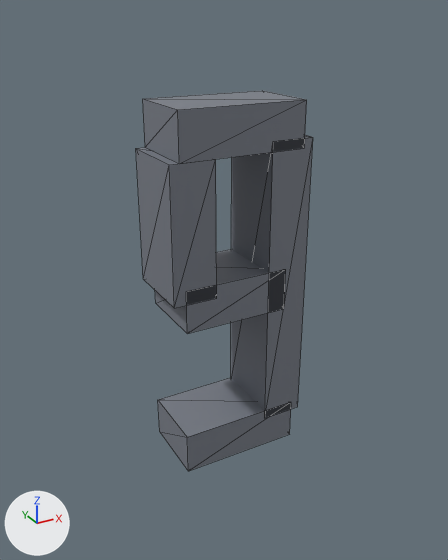
A saved change to the glTF model app/src/main/assets/models/digit_9.glb.
Both versions are drawn from a camera (50 mm lens) standing at (-2.79, -4.92, 2.4) and looking at (-0.06, 0.05, -0.09). The axes (+X, +Y, +Z) are drawn at lower left. The lights are the same throughout. The picture after the commit comes second. Mesh edges are drawn as thin lines. Where no turn or scale is listed for an object, it has been applied to the vertices.

Before the edit, the objects in view are built like this:
```python
me_geometry_0 = bpy.data.meshes.new('geometry_0')
me_geometry_0.from_pydata(...)  # a box spanning x -0.7..0.54, y -0.37..0.37, z 1.24..1.66; a box spanning x 0.2..0.63, y -0.37..0.37, z -1.58..1.33; a box spanning x -0.7..0.54, y -0.37..0.37, z -1.91..-1.48; a box spanning x -0.79..-0.36, y -0.37..0.37, z -0.05..1.24; a box spanning x -0.67..0.39, y -0.37..0.37, z -0.34..0.09
me_geometry_0.materials.append(mat_defaultmaterial)
ob_geometry_0 = bpy.data.objects.new('geometry_0', me_geometry_0)
ob_geometry_0.location = (0.0, 0.0, 0.0)
```
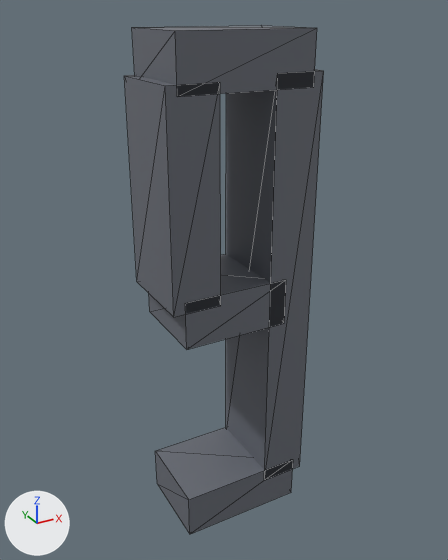
The edits, one by one:
me_geometry_0 is used by ob_geometry_0; location (0.0, 0.0, 0.0).
me_geometry_0 had 40 vertices, 60 faces and spanned x -0.79..0.63, y -0.37..0.37, z -1.91..1.66.
me_geometry_0 now has 40 vertices, 60 faces and spans x -0.83..0.65, y -0.44..0.44, z -2.68..2.24.
me_geometry_0 part 1: the loose piece of 8 vertices spanning x -0.7..0.54, y -0.37..0.37, z 1.24..1.66 is scaled about its middle by (1.04, 1.19, 1.11), then moved by (-0.01, 0.0, 0.56).
me_geometry_0 part 2: the loose piece of 8 vertices spanning x 0.2..0.63, y -0.37..0.37, z -1.58..1.33 is scaled about its middle by (1.11, 1.19, 1.46), then moved by (0.0, 0.0, -0.1).
me_geometry_0 part 3: the loose piece of 8 vertices spanning x -0.7..0.54, y -0.37..0.37, z -1.91..-1.48 is scaled about its middle by (1.04, 1.19, 1.11), then moved by (-0.01, 0.0, -0.75).
me_geometry_0 part 4: the loose piece of 8 vertices spanning x -0.79..-0.36, y -0.37..0.37, z -0.05..1.24 is scaled about its middle by (1.11, 1.19, 1.52), then moved by (-0.02, 0.0, 0.29).
me_geometry_0 part 5: the loose piece of 8 vertices spanning x -0.67..0.39, y -0.37..0.37, z -0.34..0.09 is scaled about its middle by (1, 1.19, 1.11), then moved by (-0.04, 0.0, -0.1).

Location of each change, (x1, y1, x2, y2) in pixels of the pictures (448 x 560 px; the box of a moved part takes in the faces that stretch with it):
'geometry_0', reshaped (13% wider, 34% taller): before (136, 91, 313, 471); after (124, 25, 324, 534)
part 1 of me_geometry_0, moved or reshaped: before (143, 91, 307, 164); after (132, 25, 317, 97)
part 2 of me_geometry_0, moved or reshaped: before (231, 135, 313, 418); after (226, 69, 324, 480)
part 3 of me_geometry_0, moved or reshaped: before (158, 378, 291, 471); after (155, 427, 293, 534)
part 4 of me_geometry_0, moved or reshaped: before (136, 148, 217, 308); after (124, 75, 221, 317)
part 5 of me_geometry_0, moved or reshaped: before (155, 249, 286, 334); after (149, 254, 286, 349)
